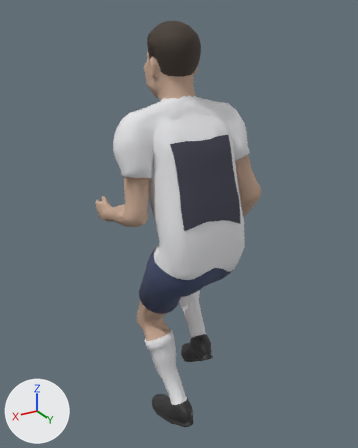
The Blender file assets/figure/figure.blend: old version first, new version second.
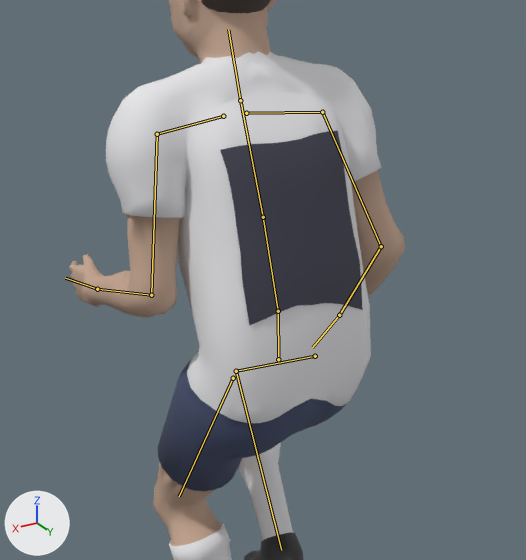
There are two pictures of each version: one whole from a 50 mm camera at (0.964, 1.47, 1.751) aimed at (-0.041, -0.206, 0.913), one close up on the part from 17% to 90% of the width and 16% to 78% of the height. The lights are fixed; the arrows at lower left show +X, +Y and +Z. The older version's two pictures come first. Both versions are drawn at frame 44 of the action 'cut_R'; the numbers are the values there. The bones that change, and the others that lie on the model, are drawn over the model as lines in the close-ups.

In view in the first close-up: 'body', 'hair_short', 'number'.
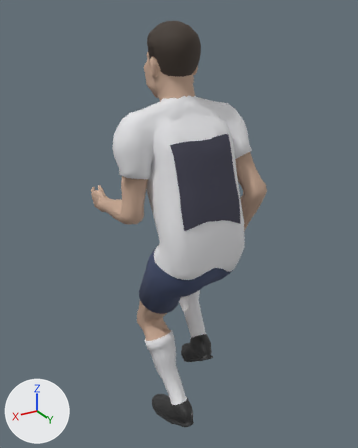
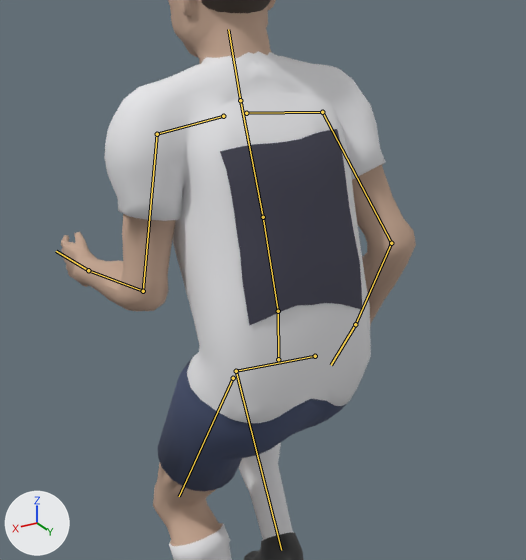
Boxes [x1, y1, x2, y2] around the edits, measured in the close-ups (526 x 560 px):
'body', posed: before [69, 0, 405, 560]; after [61, 0, 416, 560]
bone 'upper_arm_L', root to tip: before (157, 134) to (151, 295); after (157, 134) to (143, 291)
bone 'upper_arm_R', root to tip: before (322, 112) to (381, 246); after (322, 112) to (391, 243)

What the commit changed:
Bone 'upper_arm_L' (bone_upper_arm_l) turns from (13, -1, -35) to (20, -2, -36) degrees about its own x, y and z.
Bone 'upper_arm_R' (bone_upper_arm_r) turns from (0, -5, 31) to (-7, -7, 32) degrees about its own x, y and z.
